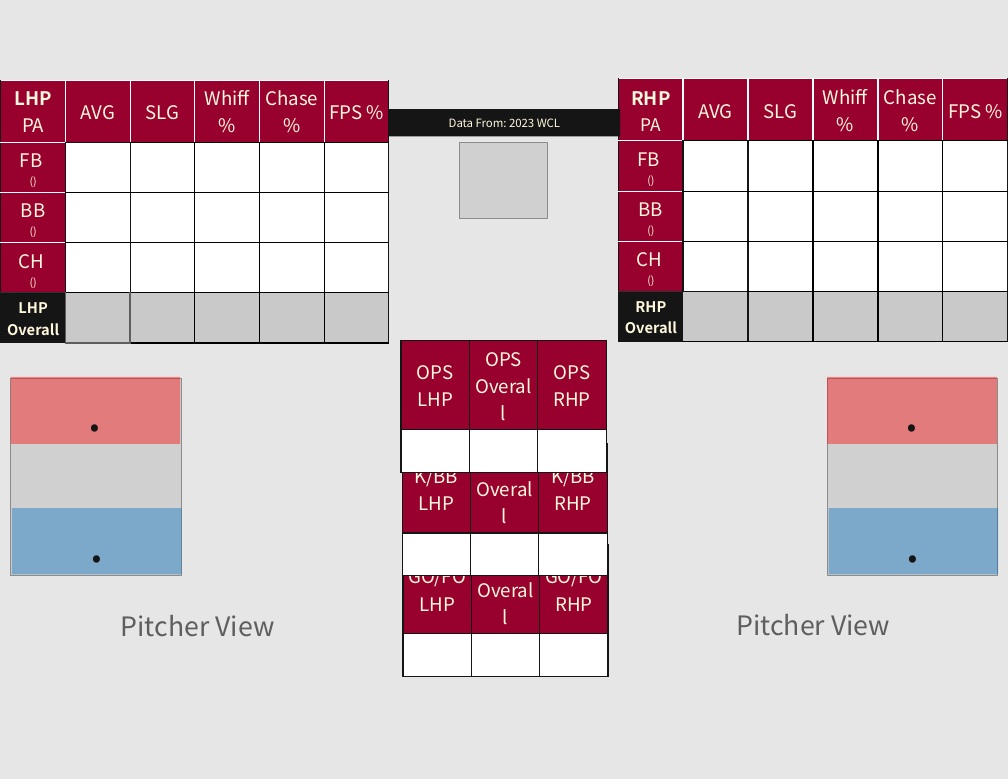
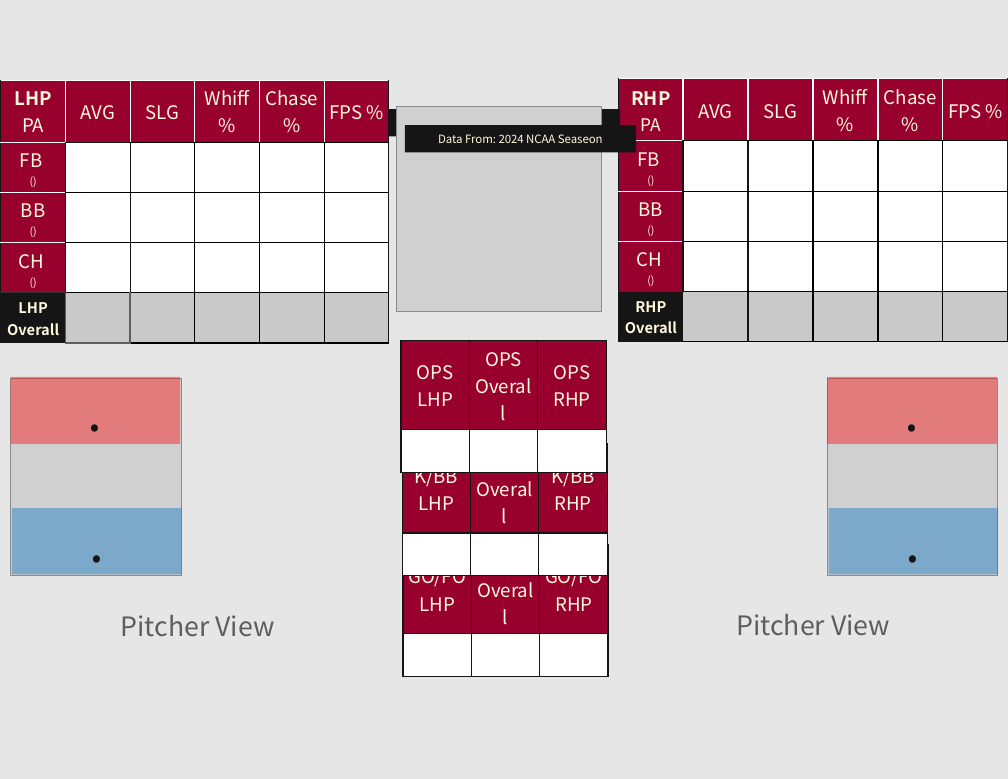
Before and after one commit to bpkerns15/Hitters, a slide deck: slide 27 of Templateold.pptx. Drawn at 1008x779 pixels with LibreOffice and Linux fonts; fonts in the diff are those of the drawing; grey boxes stand for pictures. Boxes give left, top, right and bottom in pixels: in the first picture for what was removed or moved away, otherwise in the second. Text is boxed around its words. In the diff, an @@ line names an element or a change of style, - is before the commit and + after.

```diff
--- a/Templateold.pptx
+++ b/Templateold.pptx
@@ picture added at (396, 107, 602, 312) @@
@@ rectangle added at (405, 125, 636, 152), fill #151515, 8.5 pt, text #FFF8DD @@
+Data From: 2024 NCAA Seaseon
@@ text in rectangle at (445, 125, 562, 131): text changed @@
-Data From: 2023 WCL
+Data From: 2024 NCAA
@@ picture removed at (460, 142, 547, 218) @@
```
Also in this commit, not shown: 37 other slides changed, 2 other files.
